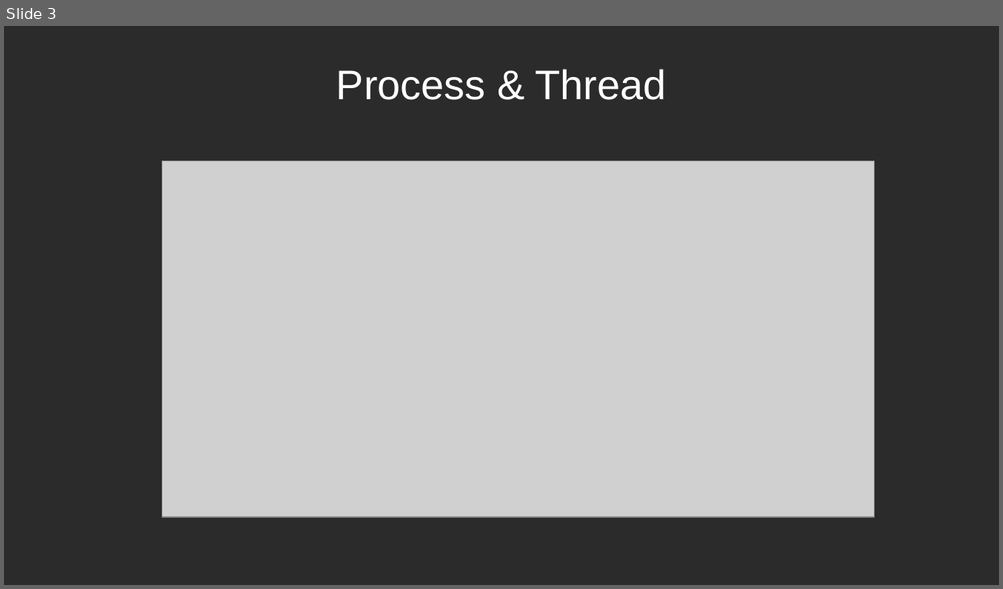
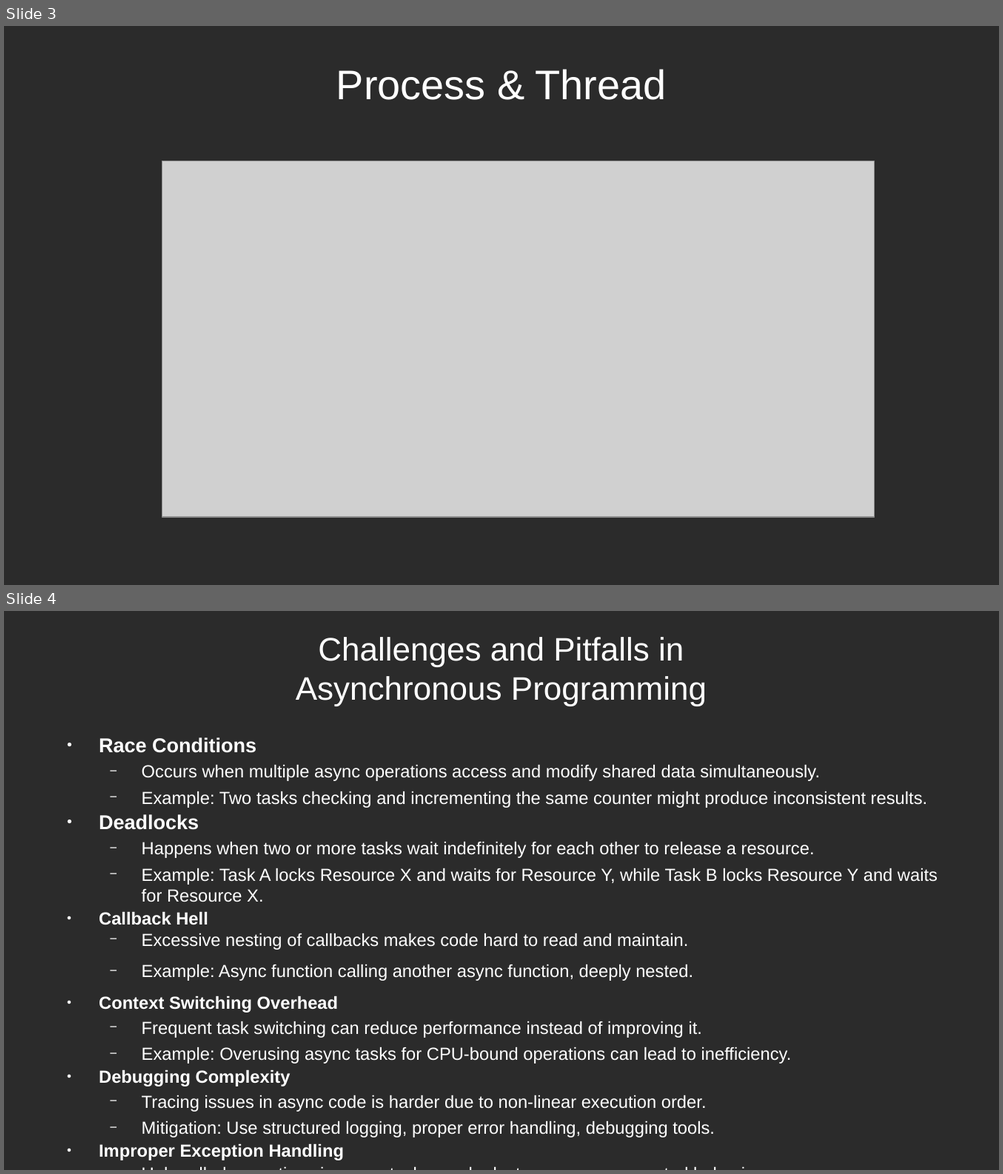
Before and after one commit to airamez/codando-live, a slide deck: CSharp/_21_Advanced/_06_Async.odp. Shown one above the other, each under a label of ours: slide 3 before the commit, slides 3 and 4 after it. The pictures are 1003x589 and 1003x1174 pixels, drawn with LibreOffice and Linux fonts; fonts in the diff are those of the drawing; grey boxes stand for pictures; background and template pictures are left out; a plain dark background stands for a picture behind light text. Boxes give left, top, right and bottom in pixels: in the first picture for what was removed or moved away, otherwise in the second. Text is boxed around its words. In the diff, an @@ line names an element or a change of style, - is before the commit and + after.

Commit message:
Aula 258: Async Programming

```diff
--- a/CSharp/_21_Advanced/_06_Async.odp
+++ b/CSharp/_21_Advanced/_06_Async.odp
@@ slide 4 added at <box>4,611,999,1170</box>, background picture (left out) @@
@@ title added at <box>296,637,706,706</box>, 26 pt, text #FFFFFF @@
+Challenges and Pitfalls in Asynchronous Programming
@@ text added at <box>99,738,937,1161</box>, 14 pt, text #FFFFFF @@
+● Race Conditions
+  − Occurs when multiple async operations access and modify shared data simultaneously.
+  − Example: Two tasks checking and incrementing the same counter might produce inconsistent results.
+● Deadlocks
+  − Happens when two or more tasks wait indefinitely for each other to release a resource.
+  − Example: Task A locks Resource X and waits for Resource Y, while Task B locks Resource Y and waits for Resource X.
+● Callback Hell
+  − Excessive nesting of callbacks makes code hard to read and maintain.
+  − Example: Async function calling another async function, deeply nested.
+● Context Switching Overhead
+  − Frequent task switching can reduce performance instead of improving it.
+  − Example: Overusing async tasks for CPU-bound operations can lead to inefficiency.
+● Debugging Complexity
+  − Tracing issues in async code is harder due to non-linear execution order.
+  − Mitigation: Use structured logging, proper error handling, debugging tools.
+● Improper Exception Handling
+  − Unhandled exceptions in async tasks can be lost or cause unexpected behavior.
+  − Mitigation: Always handle exceptions, use proper try/catch in async functions.
```
Also in this commit, not shown: 2 slides changed, 2 other slides added, 14 other files.
